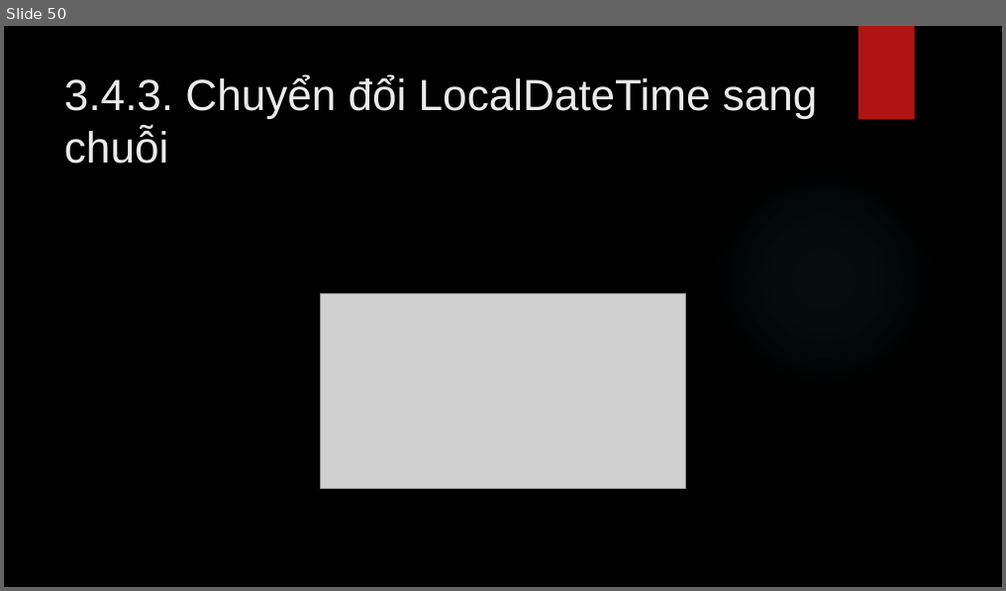
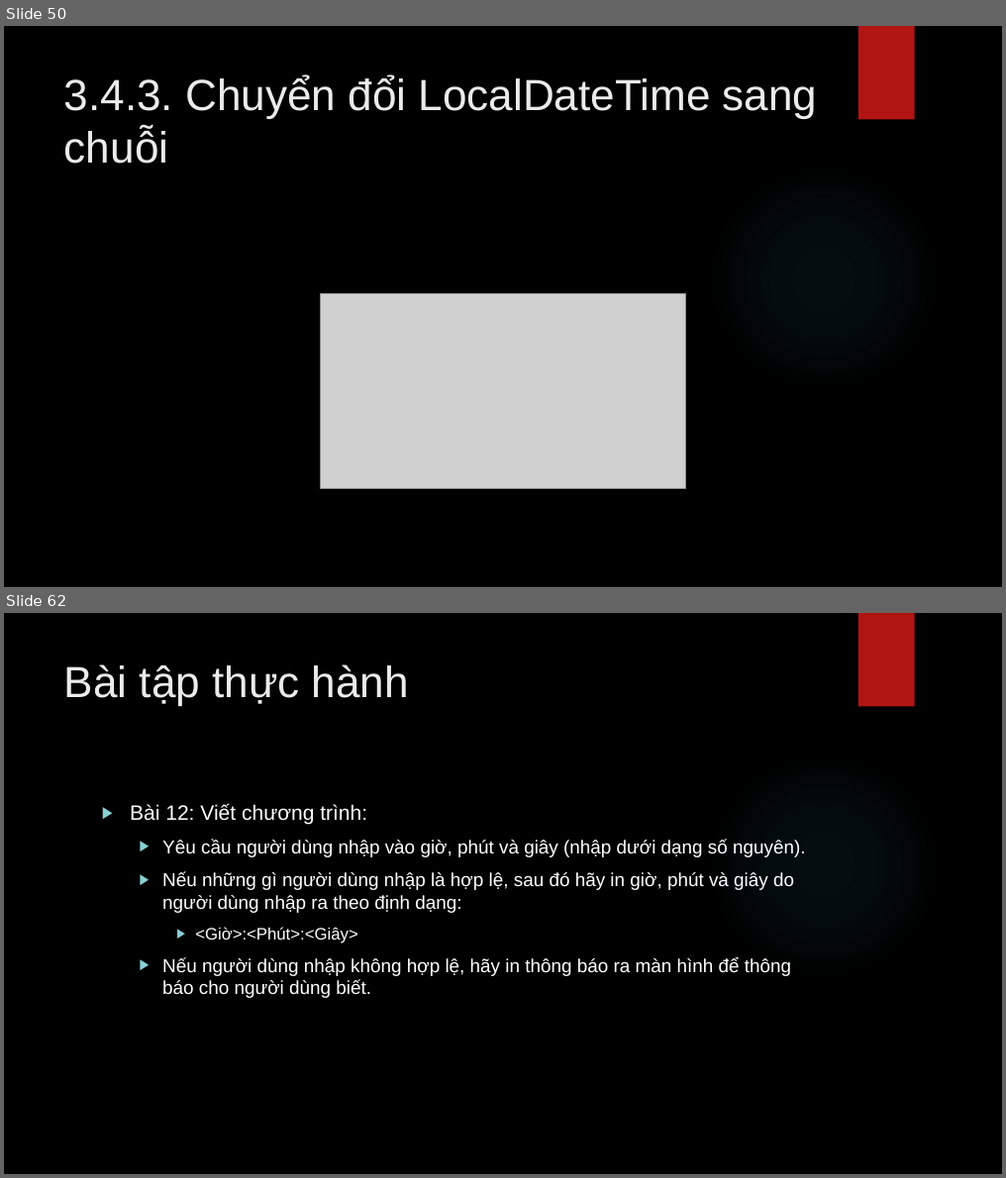
Before and after one commit to lequochai26/GDUTraining_Basic_Java_Web_Development, a slide deck: Slides/Day_4_2.pptx. Shown one above the other, each under a label of ours: slide 50 before the commit, slides 50 and 62 after it; the slides between them are not shown. The pictures are 1006x591 and 1006x1178 pixels, drawn with LibreOffice and Linux fonts; fonts in the diff are those of the drawing; grey boxes stand for pictures; background and template pictures are left out. Boxes give left, top, right and bottom in pixels: in the first picture for what was removed or moved away, otherwise in the second. Text is boxed around its words. In the diff, an @@ line names an element or a change of style, - is before the commit and + after.

```diff
--- a/Slides/Day_4_2.pptx
+++ b/Slides/Day_4_2.pptx
@@ slide 62 added at <box>4,613,1002,1174</box>, background picture (left out); not listed: 2 template elements that a slide beside it also shows @@
@@ title added at <box>64,664,409,705</box>, 42 pt, text #EBEBEB @@
+Bài tập thực hành
@@ text added at <box>130,804,806,998</box>, 18 pt, text #FFFFFF @@
+▶ Bài 12: Viết chương trình:
+  ▶ Yêu cầu người dùng nhập vào giờ, phút và giây (nhập dưới dạng số nguyên).
+  ▶ Nếu những gì người dùng nhập là hợp lệ, sau đó hãy in giờ, phút và giây do người dùng nhập ra theo định dạng:
+    ▶ <Giờ>:<Phút>:<Giây>
+  ▶ Nếu người dùng nhập không hợp lệ, hãy in thông báo ra màn hình để thông báo cho người dùng biết.
```
Also in this commit, not shown: 11 other slides added.
